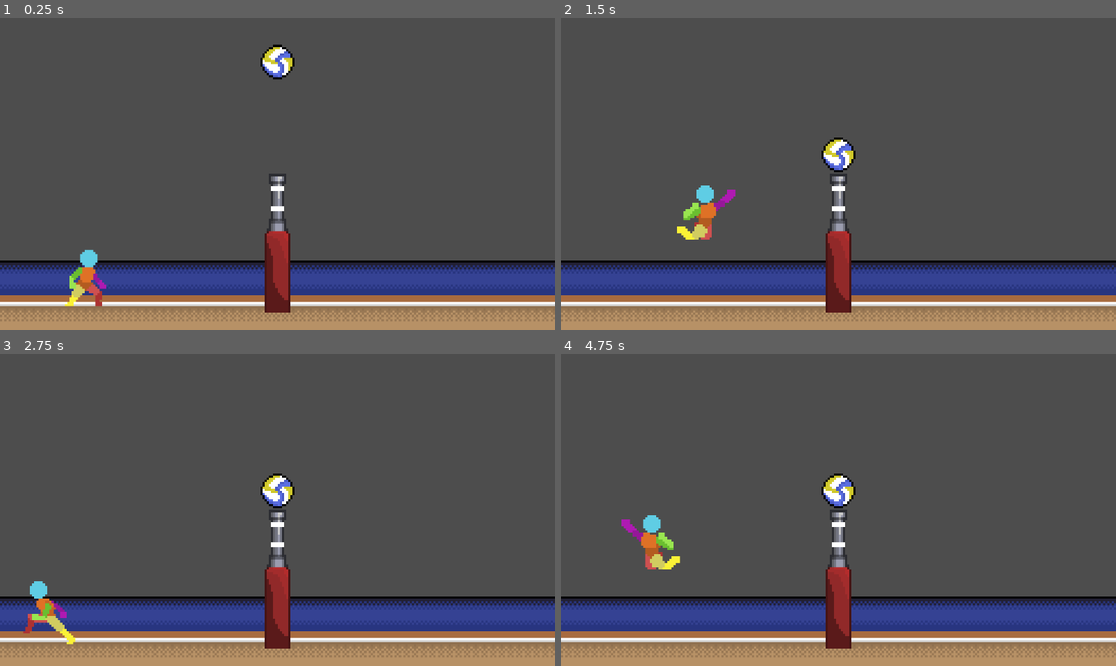
Above: before the commit, frames 1-4 (two rows, left to right).
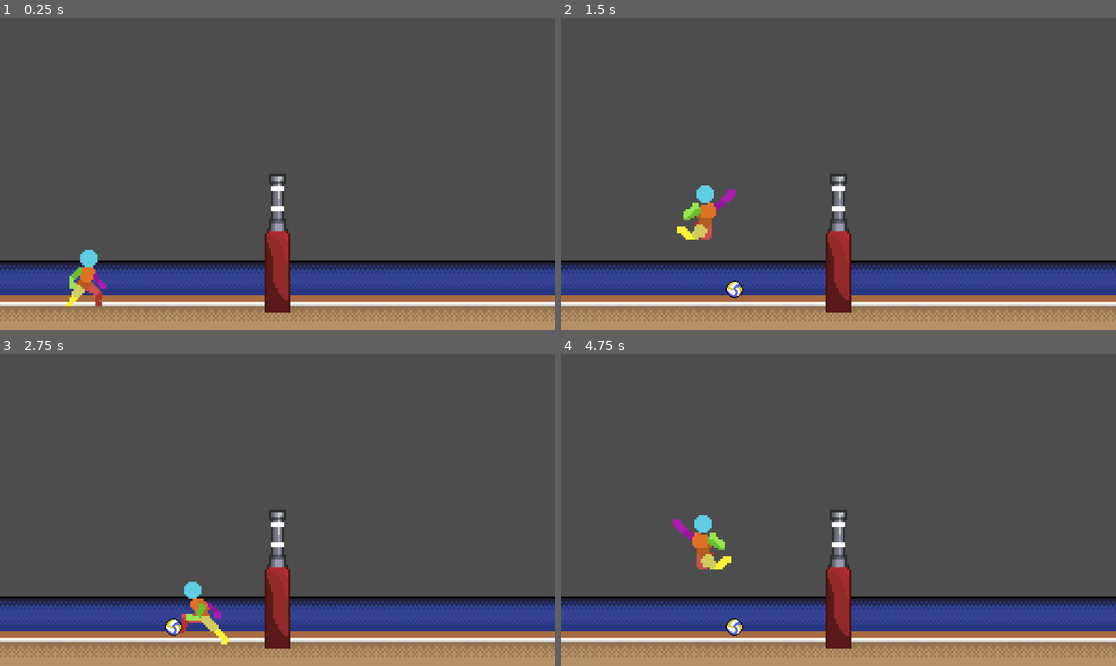
Above: after the commit, the same moments.

Repository: wonderdip/Arcade-Game
Game: Godot game, scene res://Scenes/world.tscn
The game is run twice, just before and just after one commit, with the same random seed, the same clock (stepped at 60 frames per second) and the same inputs.
Inputs:
- Up to frame 1 (0.25 s): no input
- Up to frame 2 (1.5 s): hold W (jump) 0.53-1.28 s; hold Right (right) from 0.53 s (still down); tap E (hit) at 0.6 s; tap W (jump) at 1.35 s
- Up to frame 3 (2.75 s): tap W (jump) at 1.52, 1.82 s; tap E (hit) at 1.55, 2.1 s; release Right (right) at 2.03 s; hold A (left) from 2.03 s (still down); hold W (jump) from 2.03 s (still down)
- Up to frame 4 (4.75 s): release A (left) at 2.78 s; release W (jump) at 2.78 s; hold Right (right) 2.78-4.28 s; tap E (hit) at 2.85, 4.35 s; tap W (jump) at 3.02, 3.32, 4.52 s; hold W (jump) 3.53-4.28 s; hold A (left) from 4.28 s (still down)

The runs differ from the first frame. In frame 1, 0.5% of the frame differs, in the area x 46-54%, y 8-20%; in frame 2, 0.6%; in frame 3, 2.0%; in frame 4, 2.2%, in the area x 10-54%, y 38-91%.

Commit message:
added hitting collision

Diff:
--- a/Scenes/ball.tscn
+++ b/Scenes/ball.tscn
@@ -6,15 +6,16 @@
 bounce = 0.5
 
 [sub_resource type="CircleShape2D" id="CircleShape2D_ij5cq"]
-radius = 7.0
+radius = 5.0
 
-[node name="Ball" type="RigidBody2D"]
+[node name="Ball" type="RigidBody2D" groups=["ball"]]
 collision_layer = 2
 collision_mask = 45
 mass = 0.1
 physics_material_override = SubResource("PhysicsMaterial_d60mj")
 
 [node name="Sprite2D" type="Sprite2D" parent="."]
+scale = Vector2(0.5, 0.5)
 texture = ExtResource("1_d60mj")
 
 [node name="CollisionShape2D" type="CollisionShape2D" parent="."]
--- a/Scenes/player.tscn
+++ b/Scenes/player.tscn
@@ -1,9 +1,15 @@
-[gd_scene load_steps=29 format=3 uid="uid://cf3plcg7m0wcg"]
+[gd_scene load_steps=32 format=3 uid="uid://cf3plcg7m0wcg"]
 
 [ext_resource type="Script" uid="uid://kbx36j4fsn6t" path="res://Scripts/player.gd" id="1_cvnsp"]
+[ext_resource type="Texture2D" uid="uid://cjw067oe2ia60" path="res://Assets/Characters/Block sprite-Sheet.png" id="2_fkybt"]
 [ext_resource type="Texture2D" uid="uid://cpv88bc3aiepp" path="res://Assets/Characters/idle sprite-Sheet.png" id="2_vgqql"]
 [ext_resource type="Texture2D" uid="uid://dp3uy7erc7xvr" path="res://Assets/Characters/jump sprite-Sheet.png" id="3_fkybt"]
 [ext_resource type="Texture2D" uid="uid://ciy5qth1k2307" path="res://Assets/Characters/run sprite-Sheet.png" id="4_x3wgy"]
+[ext_resource type="PackedScene" uid="uid://b3gw6epw21u3s" path="res://Scenes/player_arms.tscn" id="6_x3wgy"]
+
+[sub_resource type="AtlasTexture" id="AtlasTexture_igrcy"]
+atlas = ExtResource("2_fkybt")
+region = Rect2(0, 0, 32, 37)
 
 [sub_resource type="AtlasTexture" id="AtlasTexture_fkybt"]
 atlas = ExtResource("3_fkybt")
@@ -97,6 +103,14 @@
 animations = [{
 "frames": [{
 "duration": 1.0,
+"texture": SubResource("AtlasTexture_igrcy")
+}],
+"loop": true,
+"name": &"Block",
+"speed": 5.0
+}, {
+"frames": [{
+"duration": 1.0,
 "texture": SubResource("AtlasTexture_fkybt")
 }, {
 "duration": 1.0,
@@ -108,22 +122,10 @@
 "duration": 1.0,
 "texture": SubResource("AtlasTexture_fd4e3")
 }, {
-"duration": 1.0,
+"duration": 10.0,
 "texture": SubResource("AtlasTexture_qqcod")
 }, {
-"duration": 1.0,
-"texture": SubResource("AtlasTexture_qqcod")
-}, {
-"duration": 1.0,
-"texture": SubResource("AtlasTexture_qqcod")
-}, {
-"duration": 1.0,
-"texture": SubResource("AtlasTexture_qqcod")
-}, {
-"duration": 1.0,
-"texture": SubResource("AtlasTexture_qqcod")
-}, {
-"duration": 1.0,
+"duration": 10.0,
 "texture": SubResource("AtlasTexture_qqcod")
 }],
 "loop": false,
@@ -203,12 +205,14 @@
 
 [node name="Player" type="CharacterBody2D"]
 collision_mask = 30
+slide_on_ceiling = false
+floor_stop_on_slope = false
 script = ExtResource("1_cvnsp")
 JumpForce = -230.0
 
 [node name="Sprite" type="AnimatedSprite2D" parent="."]
 sprite_frames = SubResource("SpriteFrames_pu2lt")
-animation = &"Idle"
+animation = &"Block"
 
 [node name="CollisionShape2D" type="CollisionShape2D" parent="."]
 position = Vector2(-1, 0)
@@ -218,4 +222,4 @@
 wait_time = 0.1
 one_shot = true
 
-[connection signal="animation_finished" from="Sprite" to="." method="_on_sprite_animation_finished"]
+[node name="Player Arms" parent="." instance=ExtResource("6_x3wgy")]
--- /dev/null
+++ b/Scenes/player_arms.tscn
@@ -0,0 +1,117 @@
+[gd_scene load_steps=7 format=3 uid="uid://b3gw6epw21u3s"]
+
+[ext_resource type="Script" uid="uid://drtktdqtjnlbe" path="res://Scripts/player_arms.gd" id="1_f6qgc"]
+[ext_resource type="Texture2D" uid="uid://b7i0opriskteg" path="res://Assets/Characters/arms jump sprite-Sheet.png" id="1_t0651"]
+
+[sub_resource type="Animation" id="Animation_f6qgc"]
+resource_name = "Hit"
+length = 0.40000334
+tracks/0/type = "value"
+tracks/0/imported = false
+tracks/0/enabled = true
+tracks/0/path = NodePath("ArmSprite:frame")
+tracks/0/interp = 1
+tracks/0/loop_wrap = true
+tracks/0/keys = {
+"times": PackedFloat32Array(0, 0.06666667, 0.13333334, 0.2, 0.26666668),
+"transitions": PackedFloat32Array(1, 1, 1, 1, 1),
+"update": 1,
+"values": [1, 2, 3, 4, 5]
+}
+tracks/1/type = "value"
+tracks/1/imported = false
+tracks/1/enabled = true
+tracks/1/path = NodePath("CollisionShape2D:position")
+tracks/1/interp = 1
+tracks/1/loop_wrap = true
+tracks/1/keys = {
+"times": PackedFloat32Array(0, 0.0001, 0.06666667, 0.13333334, 0.2, 0.26666668),
+"transitions": PackedFloat32Array(1, 1, 1, 1, 1, 1),
+"update": 0,
+"values": [Vector2(-4.9999995, -13), Vector2(-4.9999995, -13), Vector2(-1.9999998, -13), Vector2(2.0000002, -11), Vector2(-1.023901, -0.011950493), Vector2(-3, -1)]
+}
+tracks/2/type = "value"
+tracks/2/imported = false
+tracks/2/enabled = true
+tracks/2/path = NodePath("CollisionShape2D:rotation")
+tracks/2/interp = 1
+tracks/2/loop_wrap = true
+tracks/2/keys = {
+"times": PackedFloat32Array(0, 0.06666667, 0.13333334, 0.2, 0.26666668),
+"transitions": PackedFloat32Array(1, 1, 1, 1, 1),
+"update": 0,
+"values": [0.2617994, 0.2617994, 0.7853982, 2.0943952, 3.403392]
+}
+
+[sub_resource type="Animation" id="Animation_ism15"]
+length = 0.001
+tracks/0/type = "value"
+tracks/0/imported = false
+tracks/0/enabled = true
+tracks/0/path = NodePath("ArmSprite:frame")
+tracks/0/interp = 1
+tracks/0/loop_wrap = true
+tracks/0/keys = {
+"times": PackedFloat32Array(0),
+"transitions": PackedFloat32Array(1),
+"update": 1,
+"values": [1]
+}
+tracks/1/type = "value"
+tracks/1/imported = false
+tracks/1/enabled = true
+tracks/1/path = NodePath("CollisionShape2D:position")
+tracks/1/interp = 1
+tracks/1/loop_wrap = true
+tracks/1/keys = {
+"times": PackedFloat32Array(0),
+"transitions": PackedFloat32Array(1),
+"update": 0,
+"values": [Vector2(-6, -9)]
+}
+tracks/2/type = "value"
+tracks/2/imported = false
+tracks/2/enabled = true
+tracks/2/path = NodePath("CollisionShape2D:rotation")
+tracks/2/interp = 1
+tracks/2/loop_wrap = true
+tracks/2/keys = {
+"times": PackedFloat32Array(0),
+"transitions": PackedFloat32Array(1),
+"update": 0,
+"values": [0.2617994]
+}
+
+[sub_resource type="AnimationLibrary" id="AnimationLibrary_5llls"]
+_data = {
+&"Hit": SubResource("Animation_f6qgc"),
+&"RESET": SubResource("Animation_ism15")
+}
+
+[sub_resource type="CapsuleShape2D" id="CapsuleShape2D_ism15"]
+radius = 0.9659252
+height = 21.389074
+
+[node name="Player Arms" type="Area2D"]
+collision_mask = 2
+script = ExtResource("1_f6qgc")
+
+[node name="AnimationPlayer" type="AnimationPlayer" parent="."]
+libraries = {
+&"": SubResource("AnimationLibrary_5llls")
+}
+
+[node name="ArmSprite" type="Sprite2D" parent="."]
+texture = ExtResource("1_t0651")
+hframes = 7
+frame = 1
+
+[node name="CollisionShape2D" type="CollisionShape2D" parent="."]
+position = Vector2(-6, -9)
+rotation = 0.2617994
+scale = Vector2(0.9999998, 0.9999998)
+shape = SubResource("CapsuleShape2D_ism15")
+debug_color = Color(0.99861974, 0, 0.14905396, 0.41960785)
+
+[connection signal="body_entered" from="." to="." method="_on_body_entered"]
+[connection signal="animation_finished" from="AnimationPlayer" to="." method="_on_animation_player_animation_finished"]
--- a/Scenes/world.tscn
+++ b/Scenes/world.tscn
@@ -1,6 +1,7 @@
-[gd_scene load_steps=9 format=4 uid="uid://5s78wt7um3vv"]
+[gd_scene load_steps=11 format=4 uid="uid://5s78wt7um3vv"]
 
 [ext_resource type="PackedScene" uid="uid://cf3plcg7m0wcg" path="res://Scenes/player.tscn" id="1_a02cp"]
+[ext_resource type="Script" uid="uid://bshn1jsaig2fx" path="res://Scripts/world.gd" id="1_fo5ed"]
 [ext_resource type="Texture2D" uid="uid://jhr0hmkkxwpy" path="res://Assets/NetPole.png" id="2_5a7ea"]
 [ext_resource type="Texture2D" uid="uid://c4hb1weoybdb7" path="res://Assets/Court-Sheet.png" id="2_go701"]
 [ext_resource type="PackedScene" uid="uid://txgrcwpblspl" path="res://Scenes/ball.tscn" id="4_8j60k"]
@@ -27,7 +28,11 @@
 [sub_resource type="RectangleShape2D" id="RectangleShape2D_5a7ea"]
 size = Vector2(12, 116)
 
+[sub_resource type="RectangleShape2D" id="RectangleShape2D_8j60k"]
+size = Vector2(60, 100)
+
 [node name="World" type="Node2D"]
+script = ExtResource("1_fo5ed")
 
 [node name="TileMapLayer" type="TileMapLayer" parent="."]
 z_index = -10
@@ -56,8 +61,18 @@
 position = Vector2(128, 78)
 shape = SubResource("RectangleShape2D_5a7ea")
 
+[node name="Block Zone" type="Area2D" parent="."]
+position = Vector2(128, 104)
+
+[node name="CollisionShape2D" type="CollisionShape2D" parent="Block Zone"]
+position = Vector2(0, -6.75)
+shape = SubResource("RectangleShape2D_8j60k")
+
 [node name="Player" parent="." instance=ExtResource("1_a02cp")]
 position = Vector2(40, 112)
 
 [node name="Ball" parent="." instance=ExtResource("4_8j60k")]
-position = Vector2(128, -8)
+position = Vector2(80, -40)
+
+[connection signal="body_entered" from="Block Zone" to="." method="_on_block_zone_body_entered"]
+[connection signal="body_exited" from="Block Zone" to="." method="_on_block_zone_body_exited"]
--- a/Scripts/player.gd
+++ b/Scripts/player.gd
@@ -12,9 +12,13 @@
 var peak_threshold: float = 80.0      # how close to 0 velocity to count as "peak"
 
 var is_hitting: bool = false
+var in_blockzone: bool = false
 
 @onready var sprite: AnimatedSprite2D = $Sprite
+@onready var player_arms: Node2D = $"Player Arms"
 
+func _ready() -> void:
+	player_arms.visible = false
 
 func _physics_process(delta: float) -> void:
 	# Apply gravity with floaty jump feel
@@ -42,9 +46,9 @@
 
 	# --- Handle attack ---
 	if Input.is_action_just_pressed("hit") and not is_on_floor() and not is_hitting:
-		# Start hit only in the air
+		is_hitting = true
+		player_arms.swing()
 		sprite.play("Hit")
-		is_hitting = true
 
 	# Cancel hit if you land
 	if is_on_floor() and is_hitting:
@@ -54,7 +58,10 @@
 	# --- Pick animations (if not hitting) ---
 	if not is_hitting:
 		if not is_on_floor():
-			sprite.play("Jump")
+			if in_blockzone == false:
+				sprite.play("Jump")
+			elif in_blockzone == true:
+				sprite.play("Block")
 		elif direction != 0:
 			sprite.play("Run")
 		else:
--- /dev/null
+++ b/Scripts/player_arms.gd
@@ -0,0 +1,29 @@
+extends Area2D
+
+@onready var anim: AnimationPlayer = $AnimationPlayer
+
+var is_hitting: bool = false
+@export var hit_force: float = 20.0
+@export var upward_force: float = -20.0
+
+func swing():
+	if not is_hitting:
+		is_hitting = true
+		visible = true
+		monitoring = true
+		anim.play("Hit")
+
+func _on_animation_player_animation_finished(anim_name: StringName) -> void:
+	if anim_name == "Hit":
+		is_hitting = false
+		visible = false
+		monitoring = false
+
+func _on_body_entered(body: Node2D) -> void:
+	if body.is_in_group("ball"):  # make sure your ball is in a "ball" group
+		if body is RigidBody2D:
+			var direction = Vector2(1, 0)  # right hit, change if facing left
+			if $"../Sprite".flip_h: # if player flipped left
+				direction = Vector2(-1, 0)
+			# Apply impulse (forward + upward)
+			body.apply_impulse(direction * hit_force + Vector2(0, upward_force))
--- /dev/null
+++ b/Scripts/world.gd
@@ -0,0 +1,12 @@
+extends Node2D
+
+@onready var player: CharacterBody2D = $Player
+
+func _on_block_zone_body_entered(body: Node2D) -> void:
+	if body == player:
+		player.in_blockzone = true
+
+
+func _on_block_zone_body_exited(body: Node2D) -> void:
+	if body == player:
+		player.in_blockzone = false
Binary file added: Assets/Characters/Block sprite-Sheet.png
Not shown, added: Assets/Characters/Block sprite-Sheet.png.import
Binary file added: Assets/Characters/arms jump sprite-Sheet.png
Not shown, added: Assets/Characters/arms jump sprite-Sheet.png.import
Binary file changed: Assets/Characters/jump sprite-Sheet.png
Not shown, added: Scripts/player_arms.gd.uid
Not shown, added: Scripts/world.gd.uid
